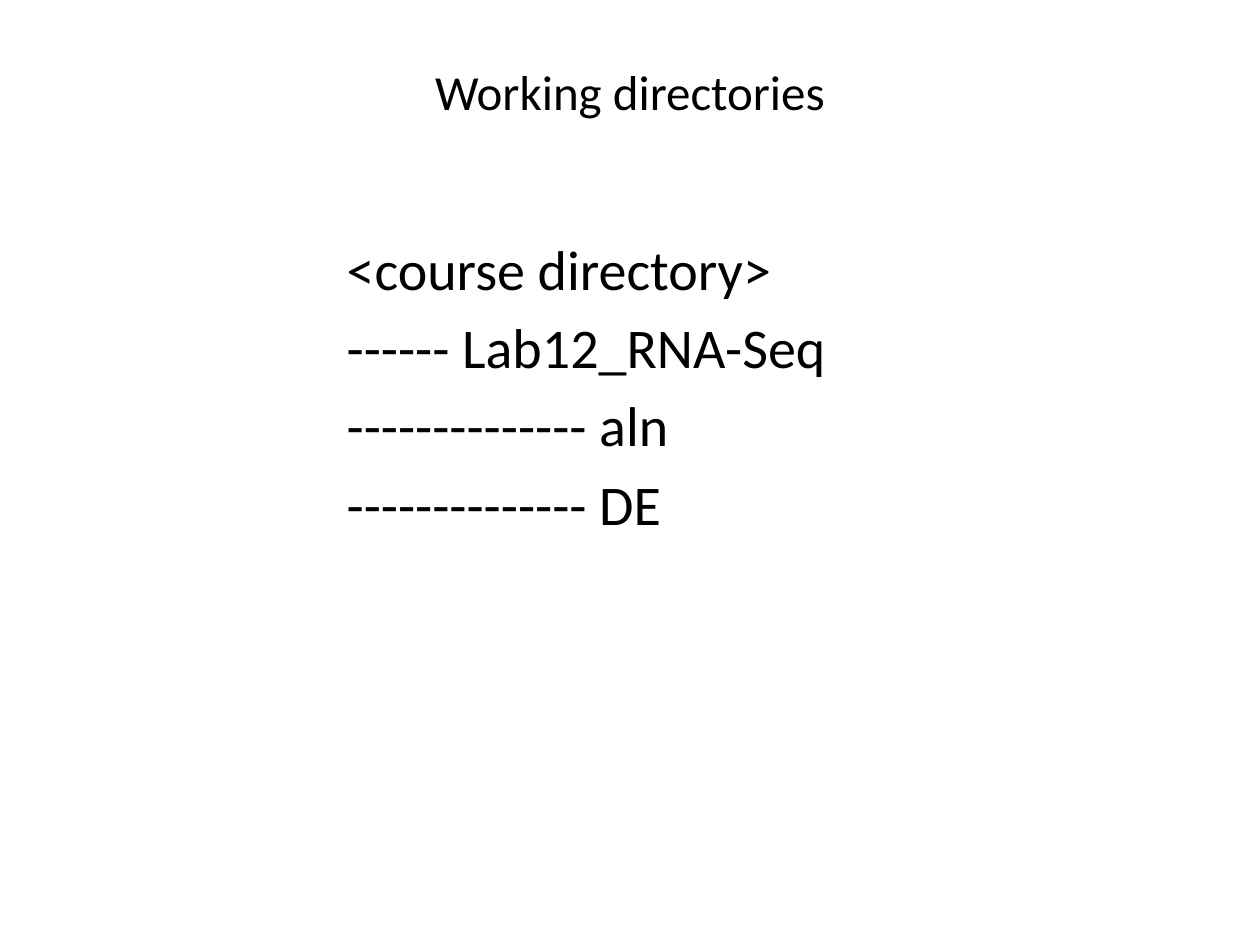
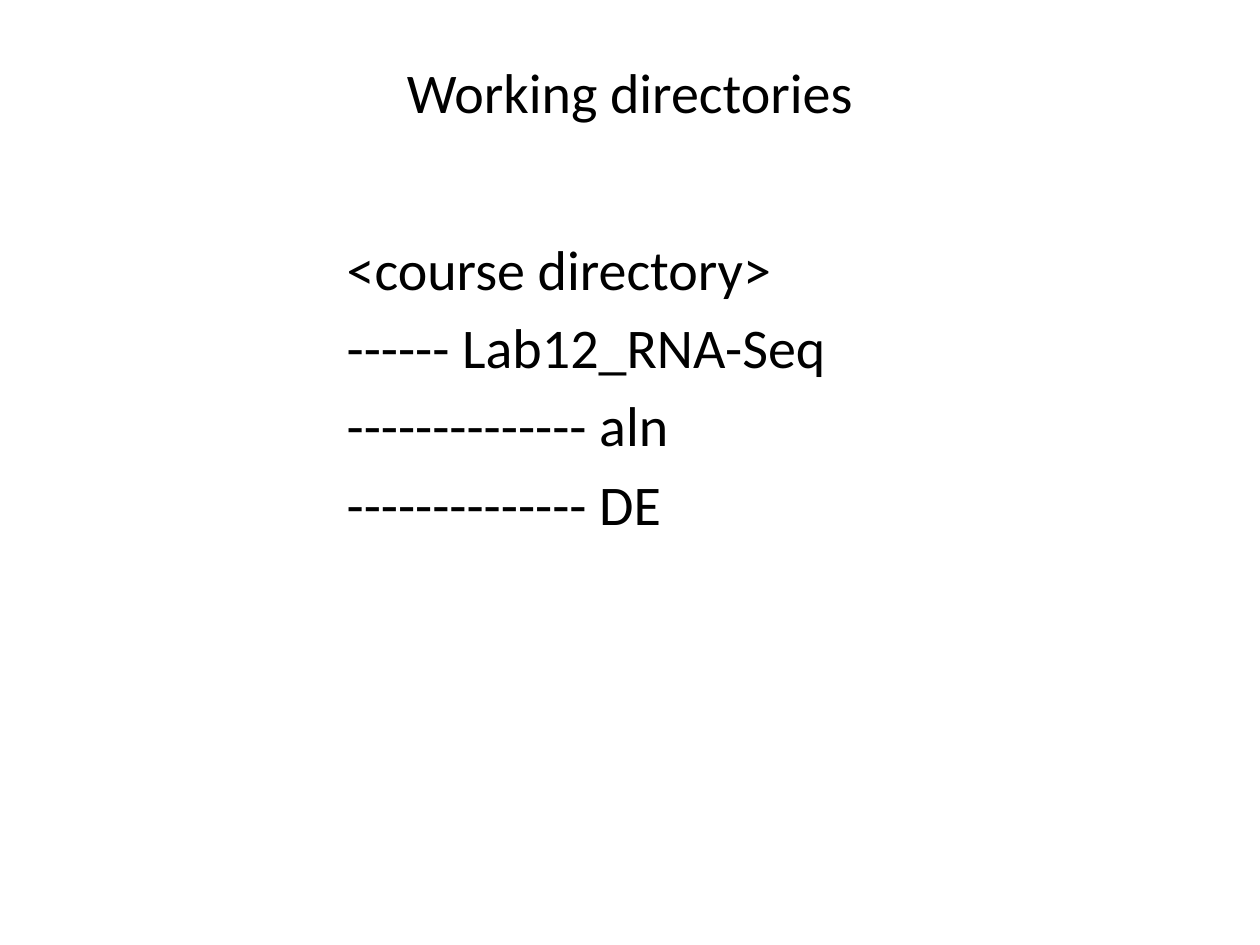
Before and after one commit to ravinpoudel/PLPTH813Bioinformatics, a slide deck: slide 3 of labs/lab12_DE.pptx. Drawn at 1260x945 pixels with LibreOffice and Linux fonts; fonts in the diff are those of the drawing. Boxes give left, top, right and bottom in pixels: in the first picture for what was removed or moved away, otherwise in the second. Text is boxed around its words. In the diff, an @@ line names an element or a change of style, - is before the commit and + after.

```diff
--- a/labs/lab12_DE.pptx
+++ b/labs/lab12_DE.pptx
@@ title "Working directories" at (x1=407, y1=74, x2=852, y2=123): size 28 to 32 pt @@
```
Also in this commit, not shown: 1 other slide changed.
